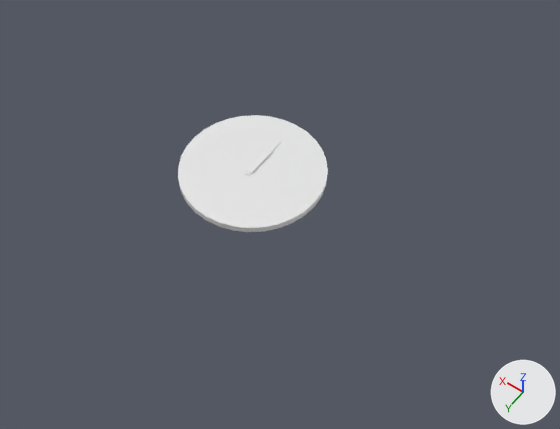
The Blender file Pickups.blend as it was, and as the next commit left it.
Rendered twice from a 50 mm camera at (-4.9, 6.15, 8.95) aimed at (-0.61, 0.14, -0.5). Lighting does not change. The marker at lower right points along +X, +Y and +Z. The same objects are shown in both versions, whatever each file hides.
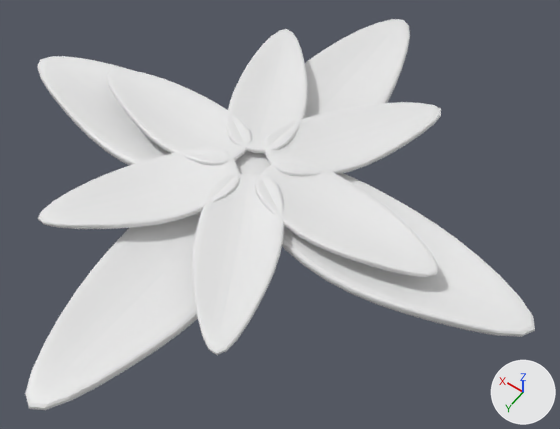
ob_empty_001 is not drawn itself; it is used by a modifier of ob_cube.
ob_empty_002 is not drawn itself; it is used by a modifier of ob_cube_001.

Changed parts and their boxes (x1, y1, x2, y2) in the pictures (560 x 429 px):
'Cube.001', reshaped, moved, turned, modifiers changed, rescaled
    before: (245, 140, 281, 176)
    after: (38, 29, 441, 355)
'Cube', reshaped, modifiers changed, rescaled
    before: (246, 147, 274, 174)
    after: (25, 19, 535, 410)
'Cylinder.001', unchanged, covered by the edit
    before: (178, 115, 328, 232)
    after: (197, 151, 270, 216)

What the commit changed:
Mesh me_cube_005 is new.
It has 26 vertices, 24 faces and spans x -0.69..0.69, y 0.24..3.63, z -0.49..0.09.
Mesh me_cube is new.
It has 26 vertices, 24 faces and spans x -1.0..1.0, y 0.35..5.24, z -0.71..0.13.
Object 'Cube' (ob_cube) now shows me_cube instead of me_cube_002.
Object 'Cube' (ob_cube) is rescaled from (0.0547, 0.288, 0.0806) to (1.0, 1.0, 1.0).
Object 'Cube' (ob_cube) gains a SUBSURF modifier named 'Subdivision'.
Modifier setting: levels = 2.
Object 'Cube' (ob_cube) gains a ARRAY modifier named 'Array'.
Modifier setting: count = 4.
Modifier setting: use_relative_offset = False.
Modifier setting: use_object_offset = True.
Modifier setting: offset_object = ob_empty_001.
Object 'Cube.001' (ob_cube_001) is rescaled from (0.035, 0.425, 0.0662) to (1.0, 1.0, 1.0).
Object 'Cube.001' (ob_cube_001) now shows me_cube_005 instead of me_cube_003.
Object 'Cube.001' (ob_cube_001) moves from (0.0, 0.0, 0.0) to (0.0, 0.0, 0.24).
Object 'Cube.001' (ob_cube_001) turns from (0, 0, 0) to (0, 0, -36) degrees about x, y and z.
Object 'Cube.001' (ob_cube_001) gains a SUBSURF modifier named 'Subdivision'.
Modifier setting: levels = 2.
Object 'Cube.001' (ob_cube_001) gains a ARRAY modifier named 'Array'.
Modifier setting: count = 6.
Modifier setting: use_relative_offset = False.
Modifier setting: use_object_offset = True.
Modifier setting: offset_object = ob_empty_002.
Object 'Empty.002' (ob_empty_002) is new.
Its location is (0.0, 0.0, 0.244).
Its rotation in degrees is (0, 0, -95).
It is now shown.
Object 'Empty.001' (ob_empty_001) is new.
Its location is (0.0, 0.0, 0.0).
Its rotation in degrees is (0, 0, -90).
It is now shown.
